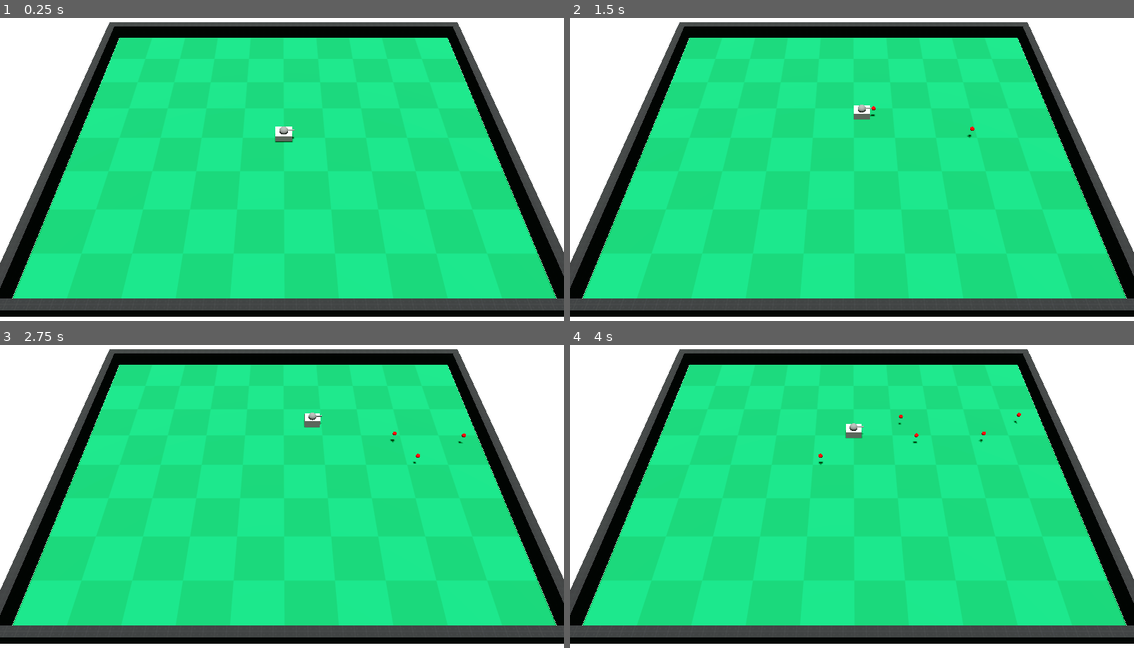
Above: before the commit, frames 1-4 (two rows, left to right).
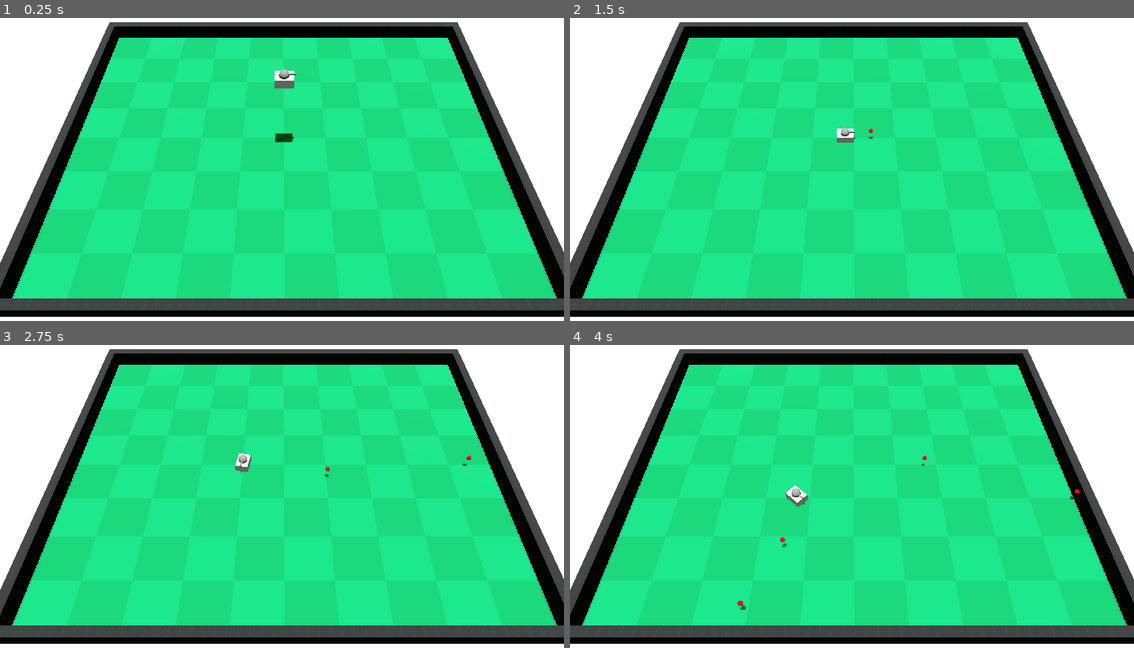
Above: after the commit, the same moments.

Repository: MrBocch/godot_tanks
Game: Godot game, scene res://scenes/levels/base.tscn
The game is run twice, just before and just after one commit, with the same random seed, the same clock (stepped at 60 frames per second) and the same inputs.
Inputs:
- Up to frame 1 (0.25 s): no input
- Up to frame 2 (1.5 s): hold Right (ui_right) 0.53-1.28 s; tap Space (fire) at 0.6, 1.35 s; hold Down (ui_down) from 1.28 s (still down)
- Up to frame 3 (2.75 s): release Down (ui_down) at 2.03 s; hold Right (ui_right) from 2.03 s (still down); tap Space (fire) at 2.1 s
- Up to frame 4 (4 s): release Right (ui_right) at 2.78 s; hold Up (ui_up) 2.78-3.53 s; tap Space (fire) at 2.85, 3.6 s; hold Left (ui_left) from 3.53 s (still down)

The runs differ from the first frame. In frame 1, 0.4% of the frame differs, in the area x 48-53%, y 16-41%; in frame 2, 0.3%; in frame 3, 0.3%; in frame 4, 0.5%, in the area x 29-91%, y 22-88%.

Commit message:
tank detects if hit by a bullet

Diff:
--- a/scenes/bullet/bullet.tscn
+++ b/scenes/bullet/bullet.tscn
@@ -14,6 +14,8 @@
 
 [node name="bullet" type="Area3D"]
 transform = Transform3D(-4.37114e-08, 3.48787e-16, 1, 3.48787e-16, 1, -3.48787e-16, -1, 3.48787e-16, -4.37114e-08, 2.08165e-12, 2.08165e-12, 2.08165e-12)
+collision_layer = 3
+collision_mask = 3
 script = ExtResource("1_aq4fj")
 
 [node name="MeshInstance3D" type="MeshInstance3D" parent="."]
--- a/scenes/levels/base.tscn
+++ b/scenes/levels/base.tscn
@@ -80,4 +80,4 @@
 fov = 45.9
 
 [node name="tank" parent="." instance=ExtResource("5_o2jv7")]
-transform = Transform3D(-1, 3.48787e-16, -8.74228e-08, 3.48787e-16, 1, -3.48787e-16, 8.74228e-08, -3.48787e-16, -1, 0, 0.499572, 0)
+transform = Transform3D(-1, 3.48787e-16, -8.74228e-08, 3.48787e-16, 1, -3.48787e-16, 8.74228e-08, -3.48787e-16, -1, 0, 8.89224, 0)
--- a/scenes/levels/walls/sides.tscn
+++ /dev/null
@@ -1,24 +0,0 @@
-[gd_scene load_steps=5 format=3 uid="uid://cnrti10vcpn4k"]
-
-[ext_resource type="Texture2D" uid="uid://badopfcc0rp" path="res://assets/textures/kenney_prototype-textures/PNG/Dark/texture_06.png" id="1_23fcs"]
-
-[sub_resource type="StandardMaterial3D" id="StandardMaterial3D_bqg2g"]
-albedo_texture = ExtResource("1_23fcs")
-uv1_scale = Vector3(1.68, 1.68, 1.68)
-uv1_triplanar = true
-
-[sub_resource type="BoxMesh" id="BoxMesh_ufb2c"]
-material = SubResource("StandardMaterial3D_bqg2g")
-size = Vector3(40, 2, 1)
-
-[sub_resource type="BoxShape3D" id="BoxShape3D_rlqd0"]
-size = Vector3(40, 2, 1)
-
-[node name="wall" type="Area3D"]
-transform = Transform3D(1, 0, 0, 0, 1, 0, 0, 0, 1, 0, 1, 0)
-
-[node name="MeshInstance3D" type="MeshInstance3D" parent="."]
-mesh = SubResource("BoxMesh_ufb2c")
-
-[node name="CollisionShape3D" type="CollisionShape3D" parent="."]
-shape = SubResource("BoxShape3D_rlqd0")
--- a/scenes/levels/walls/static_sides.gd
+++ b/scenes/levels/walls/static_sides.gd
@@ -12,5 +12,7 @@
 
 
 func _on_area_3d_area_entered(bullet):
-	bullet.bounces += 1
-	bullet.acceleration.z *= -1
+	# sometimes the tank could rub on it the wrong way
+	if typeof(bullet) == 24:
+		bullet.bounces += 1
+		bullet.acceleration.z *= -1
--- a/scenes/levels/walls/static_topbot.gd
+++ b/scenes/levels/walls/static_topbot.gd
@@ -12,5 +12,6 @@
 
 
 func _on_area_3d_area_entered(bullet):
+
 	bullet.bounces += 1
 	bullet.acceleration.x *= -1
--- a/scenes/levels/walls/topbot.tscn
+++ /dev/null
@@ -1,24 +0,0 @@
-[gd_scene load_steps=5 format=3 uid="uid://b1ey7wshbqrrk"]
-
-[ext_resource type="Texture2D" uid="uid://badopfcc0rp" path="res://assets/textures/kenney_prototype-textures/PNG/Dark/texture_06.png" id="1_bufn0"]
-
-[sub_resource type="StandardMaterial3D" id="StandardMaterial3D_o872c"]
-albedo_texture = ExtResource("1_bufn0")
-uv1_triplanar = true
-
-[sub_resource type="BoxMesh" id="BoxMesh_4h5lv"]
-material = SubResource("StandardMaterial3D_o872c")
-size = Vector3(1, 2, 52)
-
-[sub_resource type="BoxShape3D" id="BoxShape3D_7temx"]
-size = Vector3(1, 2, 51)
-
-[node name="wall" type="Area3D"]
-
-[node name="MeshInstance3D" type="MeshInstance3D" parent="."]
-transform = Transform3D(1, 0, 0, 0, 1, 0, 0, 0, 1, 0, 1, 0)
-mesh = SubResource("BoxMesh_4h5lv")
-
-[node name="CollisionShape3D" type="CollisionShape3D" parent="."]
-transform = Transform3D(1, 0, 0, 0, 1, 0, 0, 0, 1, 0, 1, 0)
-shape = SubResource("BoxShape3D_7temx")
--- a/scenes/tank/character_tank.gd
+++ b/scenes/tank/character_tank.gd
@@ -3,8 +3,8 @@
 @onready var root = get_tree().get_root()
 var bullet
 
-const SPEED = 5.0
-const JUMP_VELOCITY = 4.5
+const SPEED = 7.0
+const TURN_RADIUS = 2.5
 
 # Get the gravity from the project settings to be synced with RigidBody nodes.
 var gravity = ProjectSettings.get_setting("physics/3d/default_gravity")
@@ -17,25 +17,37 @@
 	if not is_on_floor():
 		velocity.y -= gravity * delta
 
-	if Input.is_action_just_pressed("fire"):
-		var bullet_instance = bullet.instantiate()
-		bullet_instance.rotation.y = self.rotation.y
-		bullet_instance.position.y = 1.249
-
-		bullet_instance.position.x = self.position.x
-		bullet_instance.position.z = self.position.z
-
-		root.add_child(bullet_instance)
 
 	# Get the input direction and handle the movement/deceleration.
 	# As good practice, you should replace UI actions with custom gameplay actions.
-	var input_dir = Input.get_vector("ui_left", "ui_right", "ui_up", "ui_down")
-	var direction = (transform.basis * Vector3(input_dir.x, 0, input_dir.y)).normalized()
-	if direction:
-		velocity.x = direction.x * SPEED
-		velocity.z = direction.z * SPEED
-	else:
-		velocity.x = move_toward(velocity.x, 0, SPEED)
-		velocity.z = move_toward(velocity.z, 0, SPEED)
+	if is_on_floor():
+		if Input.is_action_just_pressed("fire"):
+			var bullet_instance = bullet.instantiate()
+			bullet_instance.rotation.y = self.rotation.y
+			bullet_instance.position.y = 1.249
+
+			bullet_instance.position.x = self.position.x
+			bullet_instance.position.z = self.position.z
+
+			root.add_child(bullet_instance)
+
+
+		var input_dir = Input.get_vector("","","ui_down", "ui_up")
+		var direction = (transform.basis * Vector3(input_dir.x, 0, input_dir.y)).normalized()
+		if direction:
+			velocity.x = direction.x * SPEED
+			velocity.z = direction.z * SPEED
+		else:
+			velocity.x = move_toward(velocity.x, 0, SPEED)
+			velocity.z = move_toward(velocity.z, 0, SPEED)
+
+		if Input.is_action_pressed("ui_left"):
+			self.rotation.y += TURN_RADIUS * delta
+		elif Input.is_action_pressed("ui_right"):
+			self.rotation.y -= TURN_RADIUS * delta
 
 	move_and_slide()
+
+
+func _on_area_3d_area_entered(area):
+	print("shoot by a bullet?")
--- a/scenes/tank/tank.tscn
+++ b/scenes/tank/tank.tscn
@@ -16,7 +16,7 @@
 height = 0.9
 
 [sub_resource type="BoxShape3D" id="BoxShape3D_poh13"]
-size = Vector3(1.5, 2, 2.26691)
+size = Vector3(1.4, 1.65234, 1.84124)
 
 [node name="tank" type="CharacterBody3D"]
 transform = Transform3D(1, -3.48787e-16, 3.48787e-16, 3.48787e-16, 1, -3.48787e-16, -3.48787e-16, 3.48787e-16, 1, 0, 0, 0)
@@ -45,6 +45,17 @@
 
 [node name="CollisionShape3D" type="CollisionShape3D" parent="."]
 transform = Transform3D(1, -1.21652e-31, 0, -1.21652e-31, 1, 0, 0, 0, 1, 3.48787e-16, 1, 0.133453)
+visible = false
+shape = SubResource("BoxShape3D_poh13")
+
+[node name="hitbox" type="Area3D" parent="."]
+collision_layer = 2
+collision_mask = 2
+
+[node name="CollisionShape3D" type="CollisionShape3D" parent="hitbox"]
+transform = Transform3D(1, -1.21652e-31, 0, -1.21652e-31, 1, 0, 0, 0, 1, 3.48787e-16, 1, 0.133453)
+visible = false
 shape = SubResource("BoxShape3D_poh13")
 
 [connection signal="timeout" from="cooldown" to="." method="_on_timer_timeout"]
+[connection signal="area_entered" from="hitbox" to="." method="_on_area_3d_area_entered"]
Not shown, changed: thoughts.txt
